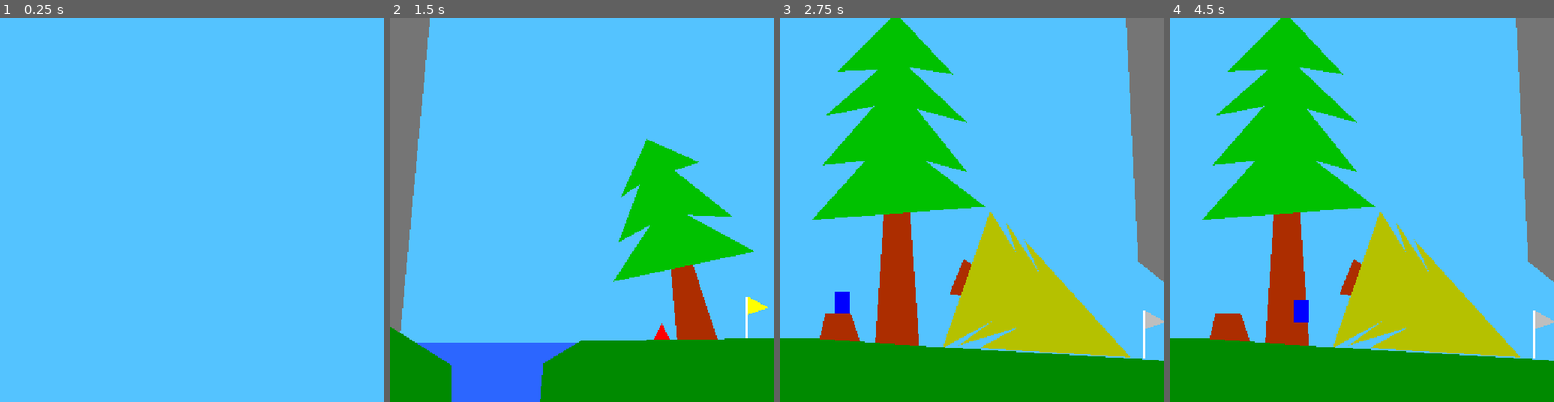
Above: before the commit, frames 1-4 (left to right).
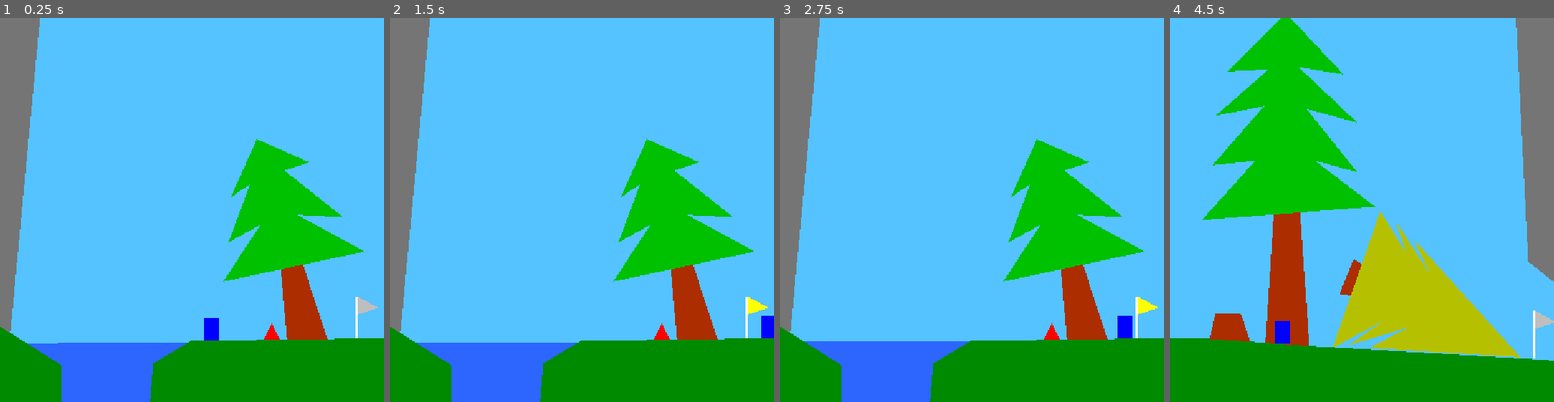
Above: after the commit, the same moments.

Repository: xorblo-doitus/OOB
Game: Godot game, scene res://src/gameplay/world/world.tscn
The game is run twice, just before and just after one commit, with the same random seed, the same clock (stepped at 60 frames per second) and the same inputs.
Inputs:
- Up to frame 1 (0.25 s): no input
- Up to frame 2 (1.5 s): hold D (right) from 0.53 s (still down); tap Space (jump) at 0.77 s
- Up to frame 3 (2.75 s): tap Space (jump) at 1.52 s; release D (right) at 2.03 s; hold Left (left) from 2.03 s (still down)
- Up to frame 4 (4.5 s): release Left (left) at 2.78 s; hold D (right) 2.78-4.28 s; tap Space (jump) at 3.02, 3.77 s; hold Left (left) from 4.28 s (still down)

The runs differ from the first frame. In frame 1, 30% of the frame differs, in the area x 0-100%, y 0-100%; in frame 2, 0.2%; in frame 3, 48%; in frame 4, 0.5%.

Commit message:
Change player position

Diff:
--- a/src/gameplay/world/world.tscn
+++ b/src/gameplay/world/world.tscn
@@ -114,7 +114,7 @@
 [node name="Player" parent="." instance=ExtResource("2_enicr")]
 unique_name_in_owner = true
 z_index = -64
-position = Vector2(-2950, 1127)
+position = Vector2(282, 410)
 
 [node name="Camera2D" type="Camera2D" parent="."]
 unique_name_in_owner = true
